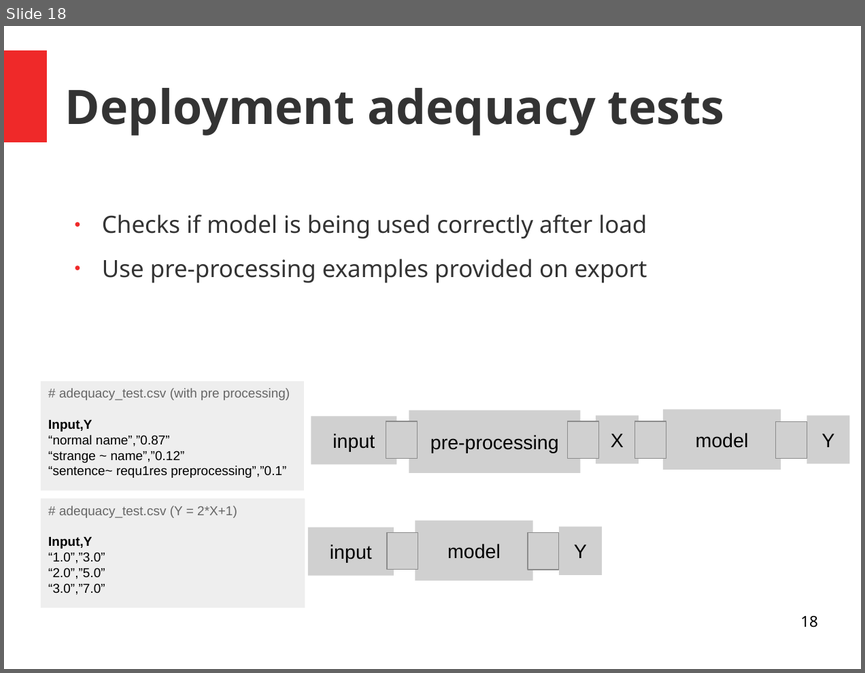
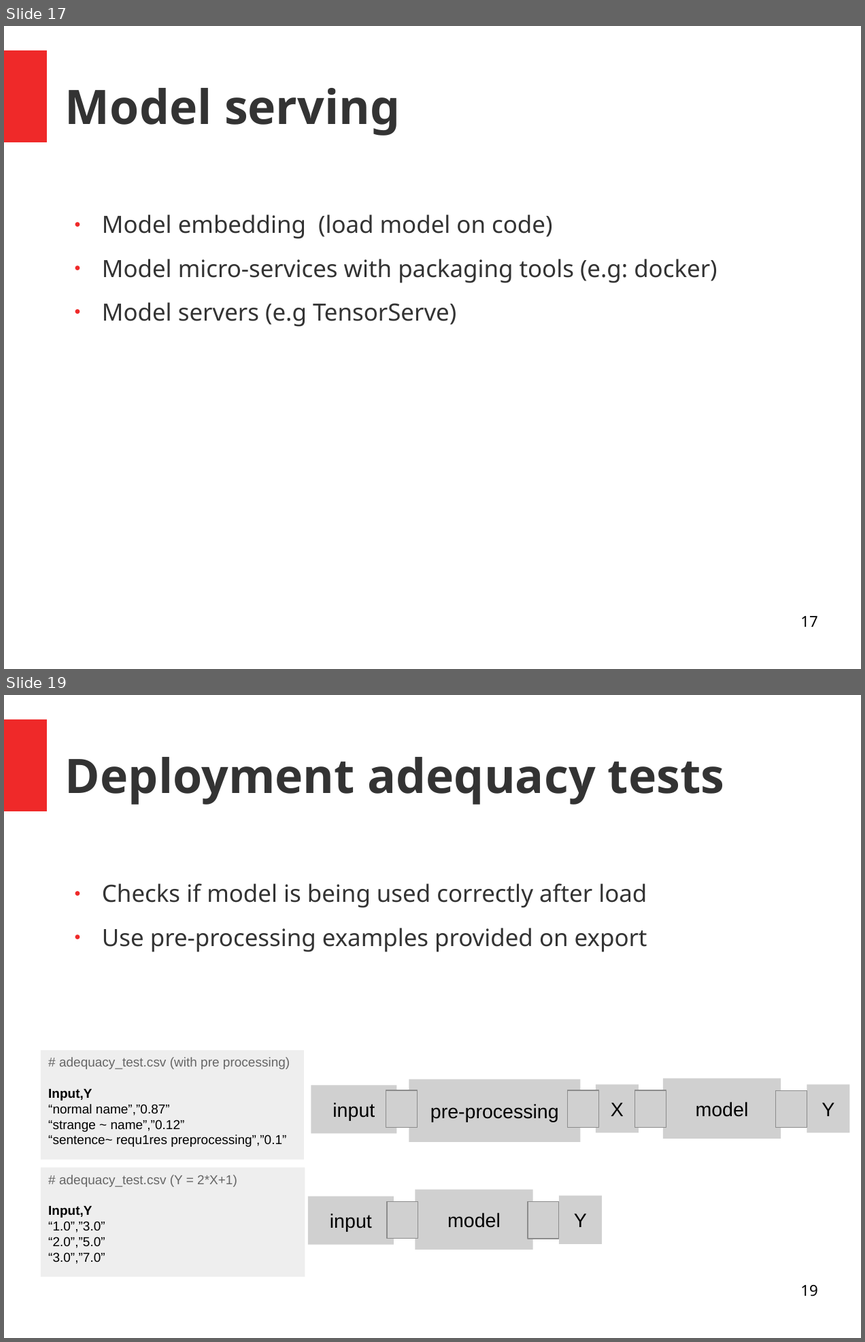
Before and after one commit to andrefsp/models-to-production, a slide deck: models-to-production.odp. Shown one above the other, each under a label of ours: slide 18 before the commit, slides 17 and 19 after it; the slides between them are not shown. The pictures are 865x673 and 865x1342 pixels, drawn with LibreOffice and Linux fonts; fonts in the diff are those of the drawing; grey boxes stand for pictures. Boxes give left, top, right and bottom in pixels: in the first picture for what was removed or moved away, otherwise in the second. Text is boxed around its words. In the diff, an @@ line names an element or a change of style, - is before the commit and + after.

```diff
--- a/models-to-production.odp
+++ b/models-to-production.odp
@@ slide 17 added at bbox=[4, 26, 861, 669], background #FFFFFF; not listed: 1 template element that a slide beside it also shows @@
@@ title added at bbox=[65, 88, 400, 135], 44 pt, text #333333, bold @@
+Model serving
@@ text added at bbox=[102, 214, 717, 327], 22 pt, text #333333 @@
+● Model embedding (load model on code)
+● Model micro-services with packaging tools (e.g: docker)
+● Model servers (e.g TensorServe)
@@ page number added at bbox=[800, 616, 817, 626], 14 pt, text #000000 @@
+17
@@ what was slide 18 is now slide 19 @@
@@ page number at bbox=[800, 1285, 817, 1296]: text changed @@
-18
+19
```
Also in this commit, not shown: 8 slides changed, 1 other slide added, 2 other files.
